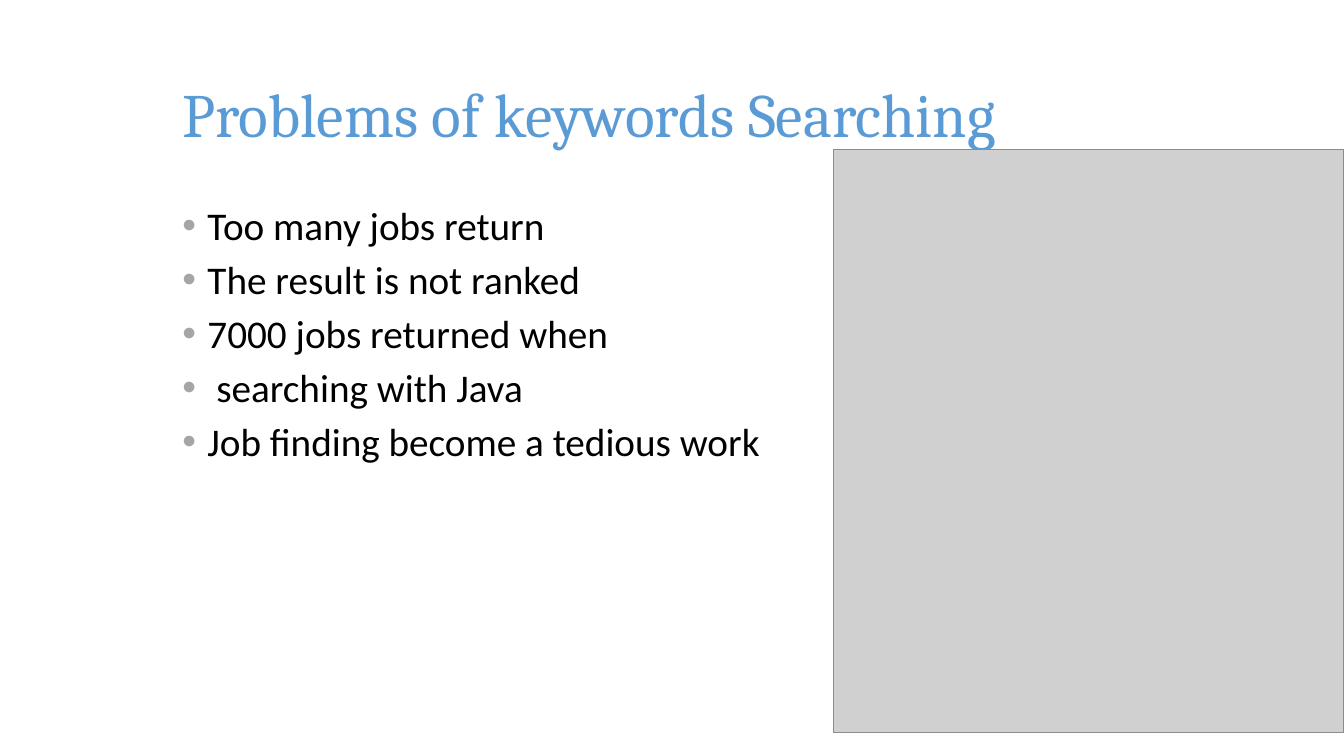
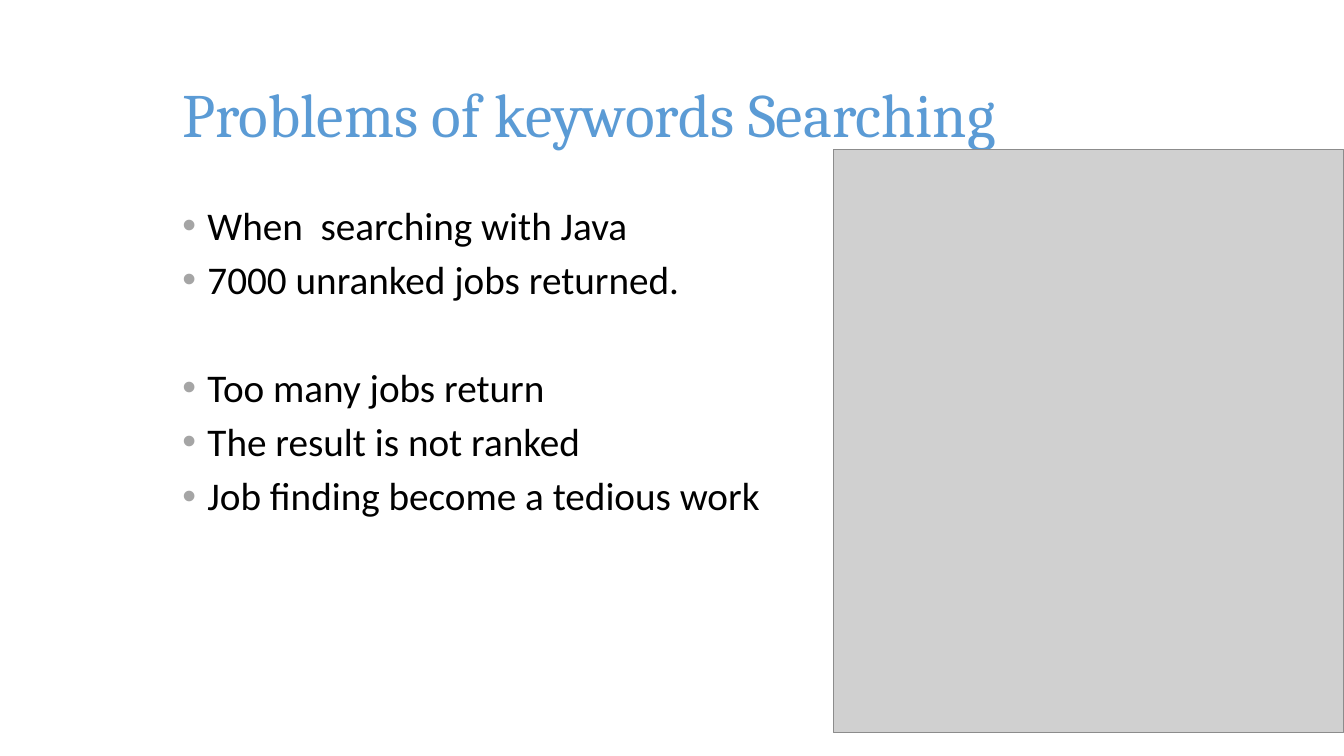
Before and after one commit to pkushiqiang/thesis, a slide deck: slide 4 of media/JobFinder.pptx. Drawn at 1344x756 pixels with LibreOffice and Linux fonts; fonts in the diff are those of the drawing; grey boxes stand for pictures; background and template pictures are left out. Boxes give left, top, right and bottom in pixels: in the first picture for what was removed or moved away, otherwise in the second. Text is boxed around its words. In the diff, an @@ line names an element or a change of style, - is before the commit and + after.

```diff
--- a/media/JobFinder.pptx
+++ b/media/JobFinder.pptx
@@ text at box(207, 212, 679, 301): paragraphs added @@
+• When searching with Java
+• 7000 unranked jobs returned.
@@ text at box(207, 320, 608, 409): paragraphs removed @@
-• 7000 jobs returned when
-• searching with Java
```
Also in this commit, not shown: 6 other slides changed, 5 slides added, 4 slides removed.
